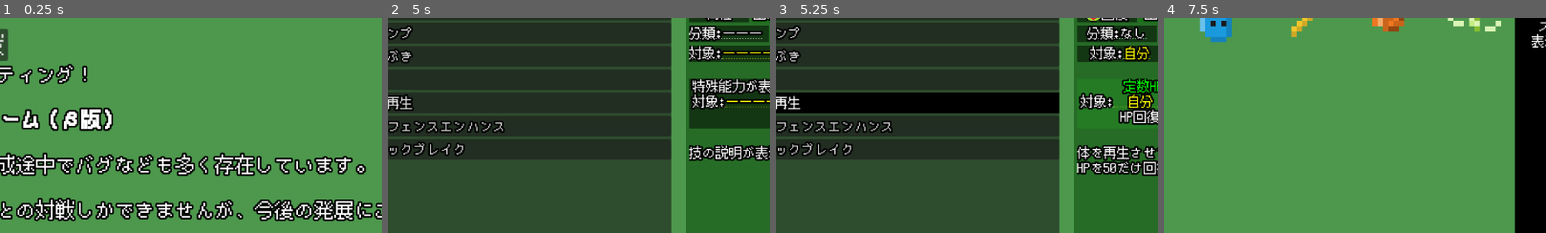
Above: before the commit, frames 1-4 (left to right).
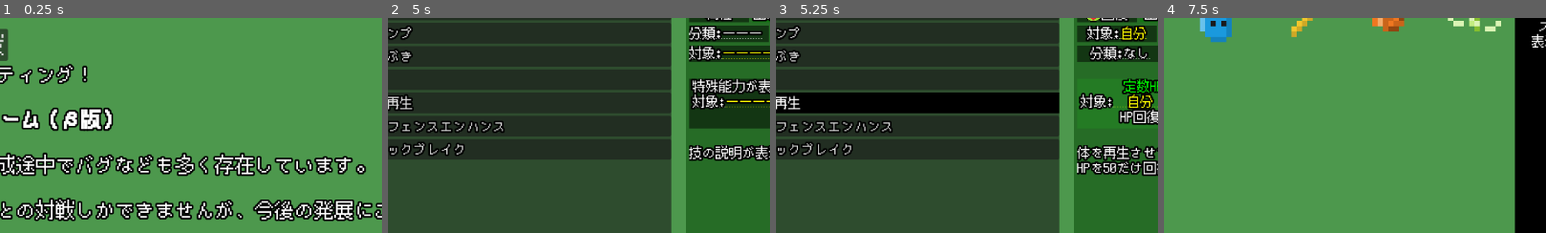
Above: after the commit, the same moments.

Repository: aomushi0710/battle_game
Game: Godot game, scene res://メインシーン.tscn
Same seed, same stepped clock (60 frames per second), same inputs: the game is played once before the commit and once after it.
Inputs (mouse positions are % of the whole screen's width and height, from its top left):
- Up to frame 1 (0.25 s): no input
- Up to frame 2 (5 s): click "コンピューター戦" at 0.5 s; click (25, 4) at 1.27 s; type "Alex" at 1.35 s; click (14, 18) at 2 s; click "←戻る" at 2.75 s; click (25, 18) at 3.5 s; click (6, 10) at 4.25 s
- Up to frame 3 (5.25 s): click "自己再生" at 5 s
- Up to frame 4 (7.5 s): click "自己再生" at 5.75 s; click "自己再生" at 6.5 s; click "←戻る" at 7.25 s
The pictures show only the part of the screen within x 33-83%, y 13-63%; the shares and areas given below are measured in that part.

Frames 1-2 are identical in both runs. In frame 3, 1.4% of the frame differs, in the area x 81-98%, y 3-20%; in frame 4, nothing differs.

Commit message:
技の説明を生成する処理を関数化、シングルトン化

Diff:
--- a/Global.gd
+++ b/Global.gd
@@ -110,14 +110,66 @@
 	return [name_label, element_label, status_label]
 
 
+func action_description_creator(act: Action) -> Array[String]:
+	var range_text: String ## 技の対象
+	var range_tip: String ## 技の対象の補足
+	var dmg_type_text: String ## 技のステータス参照先
+	var dmg_type_tip: String ## 技のステータス参照先の補足
+	match act.range:
+		0:
+			range_text = "なし"
+			range_tip = "発動対象が存在しません"
+		1:
+			range_text = "敵単体"
+			range_tip = "敵単体に技を発動します"
+		2:
+			range_text = "敵全体"
+			range_tip = "敵全体に技を発動します。"
+		3:
+			range_text = "味方単体"
+			range_tip = "味方単体に技を発動します。"
+		4:
+			range_text = "味方全体"
+			range_tip = "味方全体に技を発動します。"
+		5:
+			range_text = "自分"
+			range_tip = "自分に技を発動します。"
+		6:
+			range_text = "敵散開"
+			range_tip = "敵単体に加え、さらに隣の敵にも\n追加で半分のダメージを与えます"
+		_:
+			range_text = "[color=red][b]ERROR[/b][/color]"
+			range_tip = "虚空に向かって技を放つのか？"
+
+	match act.damage_type:
+		0:
+			dmg_type_text = "なし"
+			dmg_type_tip = "いずれのステータスも参照されません"
+		1:
+			dmg_type_text = "[color=red]物理[/color]"
+			dmg_type_tip = "自身のATKと相手のDEFを参照します"
+		2:
+			dmg_type_text = "[color=dodger_blue]魔法[/color]"
+			dmg_type_tip = "自身のMAGと相手のRESを参照します"
+		_:
+			dmg_type_text = "[color=red][b]ERROR[/b][/color]"
+			dmg_type_tip = "一体どうやって技を放つんだ？"
+
+	range_text = "[hint=%s]対象:[color=yellow]%s[/color][/hint]" % [range_tip, range_text]
+	dmg_type_text = "[hint=%s]分類:%s[/hint]" % [dmg_type_tip, dmg_type_text]
+
+	return [range_text, dmg_type_text]
+
+## 技の特殊能力のうち1つのindexを引数として、その特殊能力の説明文などをまとめて返す関数
 func ability_description_creator(act: Action, i: int) -> Array:
 	## 説明文をそれぞれ登録する配列
 	## 0:特殊効果名 1:対象 2:確率 3:特殊効果の強さ 4:特殊効果のイメージ色
-	var descriptions: Array ## 返り値
 	var ability_text: String ## 特殊効果名
 	var ability_tip: String ## 特殊効果名補足
 	var ability_range_text: String ## 特殊効果の対象
 	var ability_range_tip: String ## 特殊効果の対象の補足
+	var ability_chance_text: String = \
+	"[hint=特殊効果の発生確率]確率:[color=green]%3d%%[/color][/hint]" % act.ability_chance
 	var ability_power: String ## 特殊効果の強さ
 	var ability_color: Color ## 特殊効果のイメージ色
 	match act.ability[i].category:
@@ -291,16 +343,11 @@
 			ability_range_tip = "虚空に向かって効果を発動するのか？"
 
 	ability_text = "[hint=%s]%s[/hint]" % [ability_tip, ability_text] # tooltipを入れる
-	ability_range_text = "[hint=%s]対象:[color=yellow]%4s[/color][/hint]" % [ability_range_tip, ability_range_text]
-
-	descriptions.append(ability_text)
-	descriptions.append(ability_range_text)
-	descriptions.append("[hint=特殊効果の発生確率]確率:[color=green]%3d%%[/color][/hint]" %
-	act.ability_chance)
-	descriptions.append(ability_power)
-	descriptions.append(ability_color)
-
-	return descriptions
+	ability_range_text = "[hint=%s]対象:[color=yellow]%4s[/color][/hint]" % \
+	[ability_range_tip, ability_range_text]
+
+	return [ability_text, ability_range_text,
+	ability_chance_text, ability_power, ability_color]
 
 ## ランダムデッキ生成機
 func deck_creator(deck: Deck) -> void:
--- a/特性・技セレクト.gd
+++ b/特性・技セレクト.gd
@@ -96,52 +96,9 @@
 	# 以下、技説明表示
 	var aka = act.name
 	if act.aka != "": # 略称が存在する場合、略称をtooltipに登録
-		aka = "[hint=バトル中は " + act.aka + " と表示されます]" + \
-		act.name + "[/hint]"
-
-	var range_text = "" # 技の対象についての記述変形
-	var range_tip = ""
-	match act.range:
-		0:
-			range_text = "なし"
-			range_tip = "発動対象が存在しません"
-		1:
-			range_text = "敵単体"
-			range_tip = "敵単体に技を発動します"
-		2:
-			range_text = "敵全体"
-			range_tip = "敵全体に技を発動します。"
-		3:
-			range_text = "味方単体"
-			range_tip = "味方単体に技を発動します。"
-		4:
-			range_text = "味方全体"
-			range_tip = "味方全体に技を発動します。"
-		5:
-			range_text = "自分"
-			range_tip = "自分に技を発動します。"
-		6:
-			range_text = "敵散開"
-			range_tip = "敵単体に加え、さらに隣の敵にも\n追加で半分のダメージを与えます"
-		_:
-			range_text = "[color=red][b]ERROR[/b][/color]"
-			range_tip = "虚空に向かって技を放つのか？"
-
-	var dmg_type_text = "" # 技のステータス参照先についての記述変形
-	var dmg_type_tip = ""
-	match act.damage_type:
-		0:
-			dmg_type_text = "なし"
-			dmg_type_tip = "いずれのステータスも参照されません"
-		1:
-			dmg_type_text = "[color=red]物理[/color]"
-			dmg_type_tip = "自身のATKと相手のDEFを参照します"
-		2:
-			dmg_type_text = "[color=dodger_blue]魔法[/color]"
-			dmg_type_tip = "自身のMAGと相手のRESを参照します"
-		_:
-			dmg_type_text = "[color=red][b]ERROR[/b][/color]"
-			dmg_type_tip = "一体どうやって技を放つんだ？"
+		aka = "[hint=バトル中は %s と表示されます]%s[/hint]" % [act.aka, act.name]
+
+	var descriptions: Array[String] = Global.action_description_creator(act)
 
 	if act.ability.is_empty() == false: # 技の追加効果が存在する場合
 		if (len(act.ability) != len(act.ability_chance) or # エラー処理
@@ -157,7 +114,6 @@
 			var text = ability_ui.get_child(0)
 
 			var ability_descriptions: Array = Global.ability_description_creator(act, i)
-			print(ability_descriptions)
 
 			text.text = "[center]%s\n%s %s\n%s[/center]" % \
 			[ability_descriptions[0], ability_descriptions[1],
@@ -179,19 +135,16 @@
 		text.text = "[center]なし\n対象:[color=yellow]――――[/color] 確率:[color=green]---%[/color][/center]"
 		$description_ui.add_child(ability,-1)
 
-	$description_ui/name/name_text.text = "[center][b][i]" + aka + "[/i][/b][/center]"
+	$description_ui/name/name_text.text = "[center][b][i]%s[/i][/b][/center]" % aka
 	$description_ui/element/element_text.selected(act, 25)
-	$description_ui/damage_type/damage_type_text.text = "[center][hint=" + dmg_type_tip + \
-	"]分類:" + dmg_type_text + "[/hint][/center]"
-	$description_ui/target/target_text.text = "[center][hint=" + range_tip + \
-	"]対象:[color=yellow]" + range_text + "[/color][/hint][/center]"
+	$description_ui/damage_type/damage_type_text.text = "[center]%s[/center]" % descriptions[0]
+	$description_ui/target/target_text.text = "[center]%s[/center]" % descriptions[1]
 	$description_ui/max_frequency/max_frequency_text.text = "[center][hint=技の出現率を設定できる上限\n
-	この値を越える確率で技が選ばれることはありません]出現率上限[color=green]" + \
-	str(act.max_chance) + "%[/color][/hint][/center]"
-	$description_ui/mp/mp_text.text = "[center][hint=技の使用に必要なMP]MP Cost:[color=aqua]" + \
-	str(act.mp) + "[/color][/hint][/center]"
-	$description_ui/power/power_text.text = "[center][hint=技の基礎的な威力]Power:[color=red]" + \
-	str(act.power) + "[/color][/hint][/center]"
+	この値を越える確率で技が選ばれることはありません]出現率上限[color=green]%s%%[/color][/hint][/center]" % act.max_chance
+	$description_ui/mp/mp_text.text = \
+	"[center][hint=技の使用に必要なMP]MP Cost:[color=aqua]%s[/color][/hint][/center]" % act.mp
+	$description_ui/power/power_text.text = \
+	"[center][hint=技の基礎的な威力]Power:[color=red]%s[/color][/hint][/center]" % act.power
 	$description_ui/description.text = act.description
 
 
